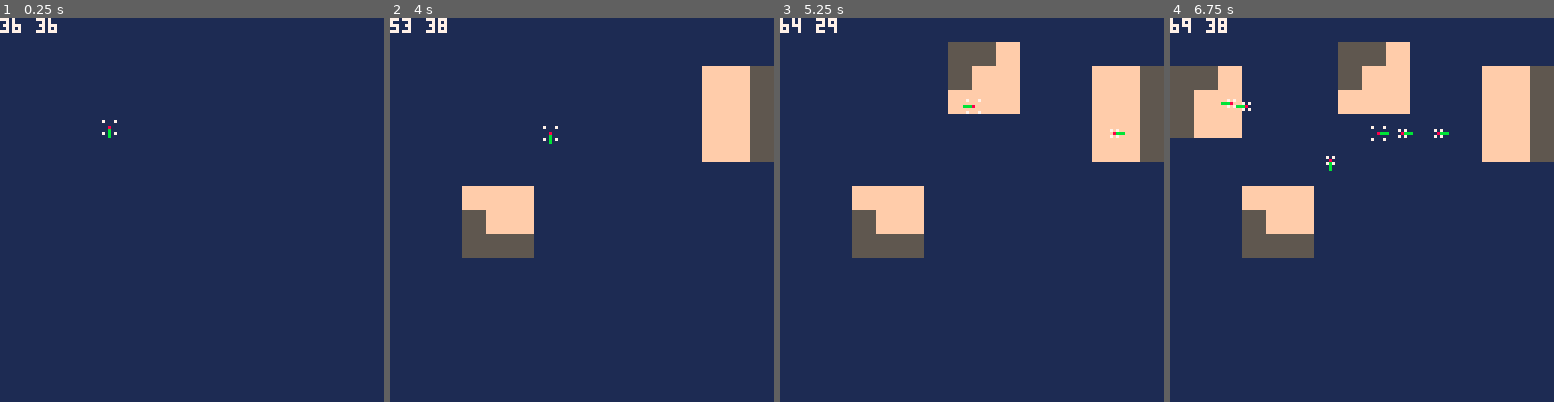
Above: before the commit, frames 1-4 (left to right).
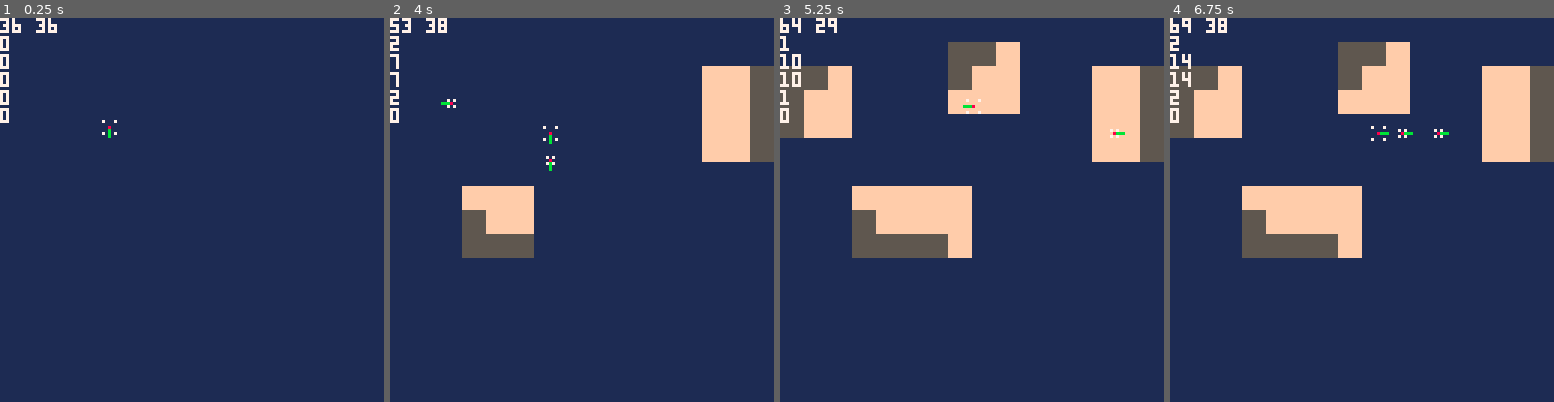
Above: after the commit, the same moments.

Repository: Beetrootmonkey/LudumDare45
Game: PICO-8 cartridge ld45.p8
Two runs of this game, one before a commit and one after it. Both use one fixed random seed, a clock stepped at 60 frames per second and the inputs below.
Inputs:
- Up to frame 1 (0.25 s): no input
- Up to frame 2 (4 s): tap X (X key) at 0.33, 1.07, 1.85, 2.97 s; tap O (Z key) at 0.7, 1.7, 2.1, 2.5, 2.9, 3.3, 3.7 s; hold Right 1.6-2.1 s; hold Up 2.15-2.42 s; hold Right 2.47-3.03 s; hold Left 3.08-3.58 s; hold Down 3.63-3.97 s
- Up to frame 3 (5.25 s): hold Right 4.02-4.68 s; tap X (X key) at 4.08, 5.2 s; tap O (Z key) at 4.1, 4.5, 4.9 s; hold Up 4.73-5.03 s; hold Left from 5.08 s (still down)
- Up to frame 4 (6.75 s): tap O (Z key) every 0.4 s from 5.3 to 6.5 s; release Left at 5.68 s; hold Down 5.73-6.03 s; hold Right 6.08-6.58 s; tap X (X key) at 6.32 s; hold Right from 6.63 s (still down)

The runs differ from the first frame. In frame 1, 0.4% of the frame differs, in the area x 0-3%, y 4-28%; in frame 2, 0.4%; in frame 3, 6.0%, in the area x 0-50%, y 4-63%; in frame 4, 2.9%.

Commit message:
Update ld45.p8

Diff:
--- a/ld45.p8
+++ b/ld45.p8
@@ -103,8 +103,10 @@
  local projectile = createPlayer()
  projectile.x = x
  projectile.y = y
+ projectile.isAlive = true
  projectile.speed = 2
- projectile.id = #projectiles+1
+ projectilesCounter += 1
+ projectile.id = projectilesCounter
  projectile.collisionBox={
   {x=-1, y=-1},
   {x= 1, y=-1},
@@ -118,7 +120,7 @@
     revealTile(tilePos)
    end
   end
-  projectiles[projectile.id] = nil
+  projectile.isAlive = false
  end
  projectile.draw=function(self)
   pset(self.x, self.y, red)
@@ -139,6 +141,7 @@
 
 p=createPlayer()
 projectiles={}
+projectilesCounter=0
 
 
 
@@ -149,8 +152,16 @@
 function _update()
 
   p:update()
-  for projectile in all(projectiles) do
-   if (projectile ~= nil) then projectile:update() end
+  local idsToRemove={}
+  for projectile in all(projectiles) do
+   if (projectile ~= 0) then
+    projectile:update()
+    if not projectile.isAlive then idsToRemove[#idsToRemove + 1] = projectile.id end
+   end
+  end
+
+  for id in all(idsToRemove) do
+   projectiles[id] = 0
   end
 
   if btnp(fire1) then
@@ -165,8 +176,25 @@
 
   p:draw()
   for projectile in all(projectiles) do
-    if (projectile ~= nil) then projectile:draw() end
-  end
+    if (projectile ~= 0) then projectile:draw() end
+  end
+  local count = 0
+  for projectile in all(projectiles) do
+    if (projectile ~= 0) then count+=1 end
+  end
+  local countAlive = 0
+  for projectile in all(projectiles) do
+    if (projectile ~= 0 and projectile.isAlive) then countAlive+=1 end
+  end
+  local countDead = 0
+  for projectile in all(projectiles) do
+    if (projectile ~= 0 and not projectile.isAlive) then countDead+=1 end
+  end
+  print(count,0,6,7)
+  print(projectilesCounter,0,12,7)
+  print(#projectiles,0,18,7)
+  print(countAlive,0,24,7)
+  print(countDead,0,30,7)
 end
 
 
